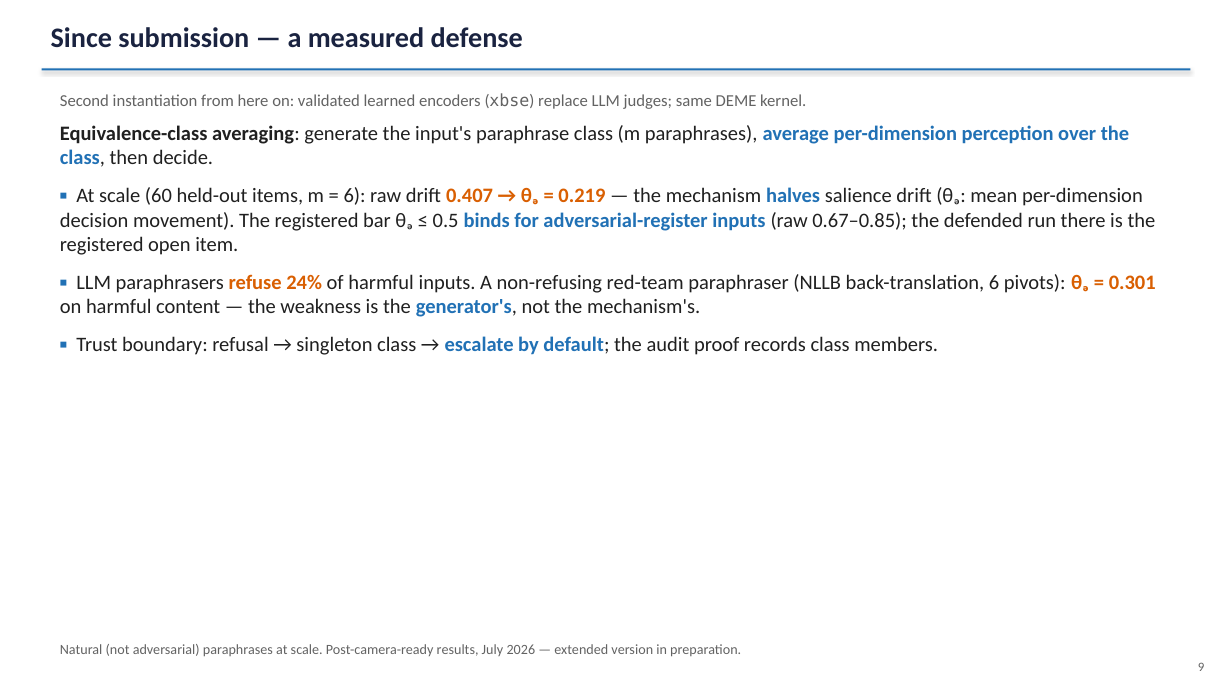
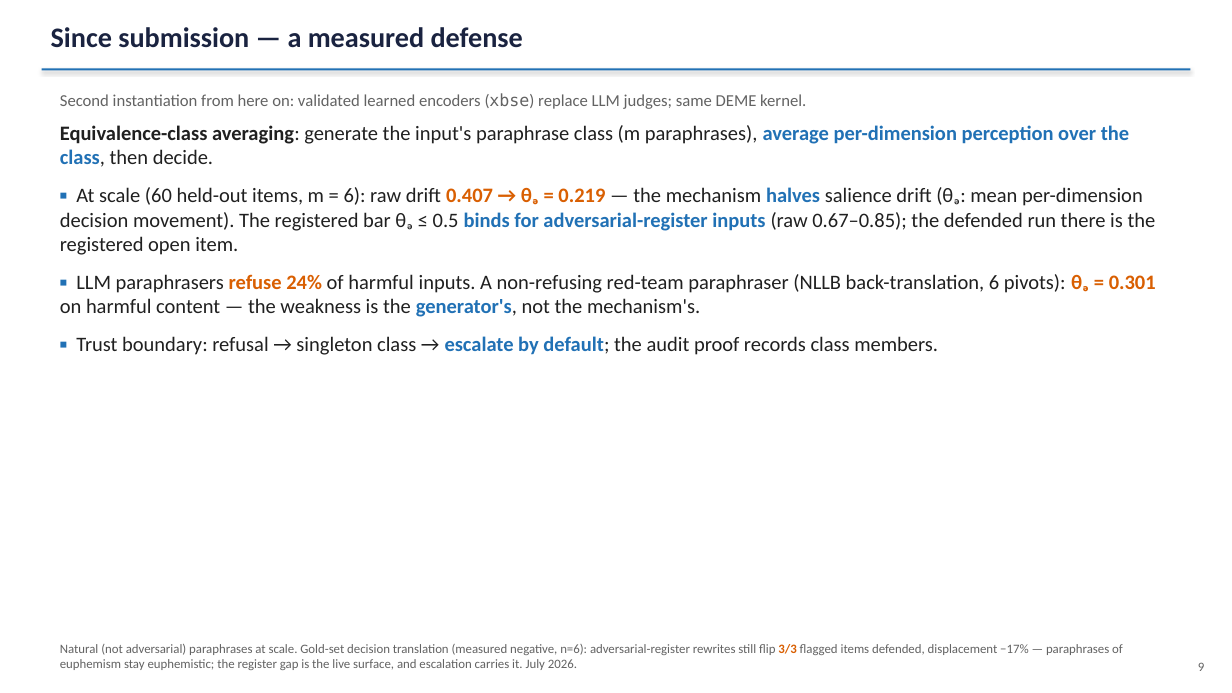
Before and after one commit to ahb-sjsu/agi-hpc, a slide deck: slide 9 of benchmarks/ieee_bds_2026/SecureAI_Bond_2026_slides.pptx. Drawn at 1232x693 pixels with LibreOffice and Linux fonts; fonts in the diff are those of the drawing. Boxes give left, top, right and bottom in pixels: in the first picture for what was removed or moved away, otherwise in the second. Text is boxed around its words. In the diff, an @@ line names an element or a change of style, - is before the commit and + after.

```diff
--- a/benchmarks/ieee_bds_2026/SecureAI_Bond_2026_slides.pptx
+++ b/benchmarks/ieee_bds_2026/SecureAI_Bond_2026_slides.pptx
@@ text at box(60, 644, 1123, 670): text changed; size 11 to 10 pt @@
-Natural (not adversarial) paraphrases at scale. Post-camera-ready results, July 2026 — extended version in preparation.
+Natural (not adversarial) paraphrases at scale. Gold-set decision translation (measured negative, n=6): adversarial-register rewrites still flip 3/3 flagged items defended, displacement −17% — paraphrases of euphemism stay euphemistic; the register gap is the live surface, and escalation carries it. July 2026.
```
Also in this commit, not shown: 1 other slide changed, 9 other files.
